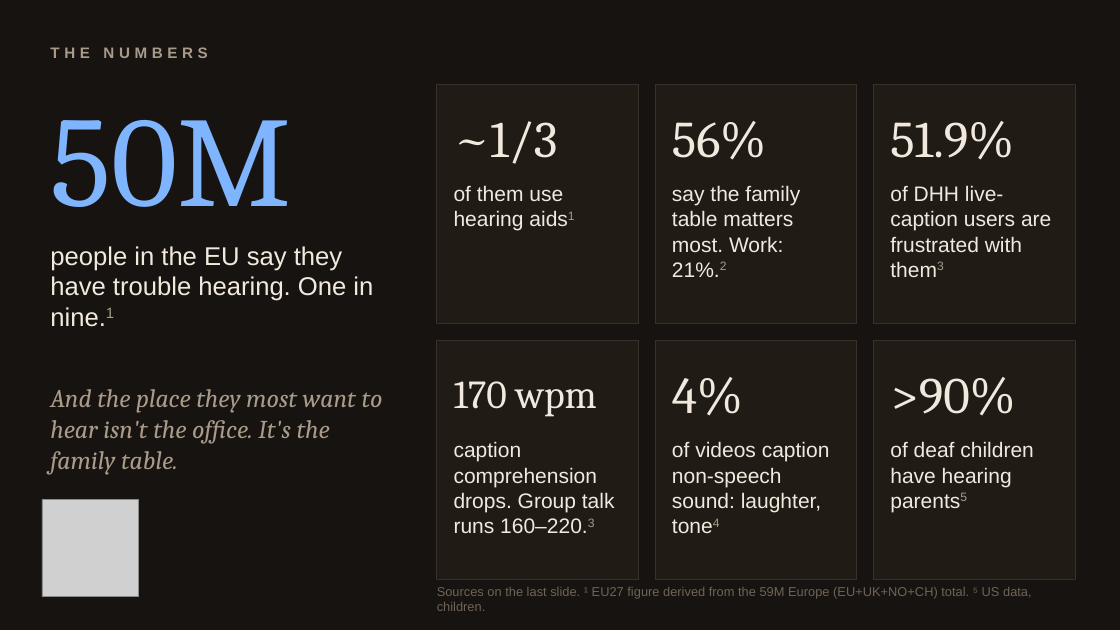
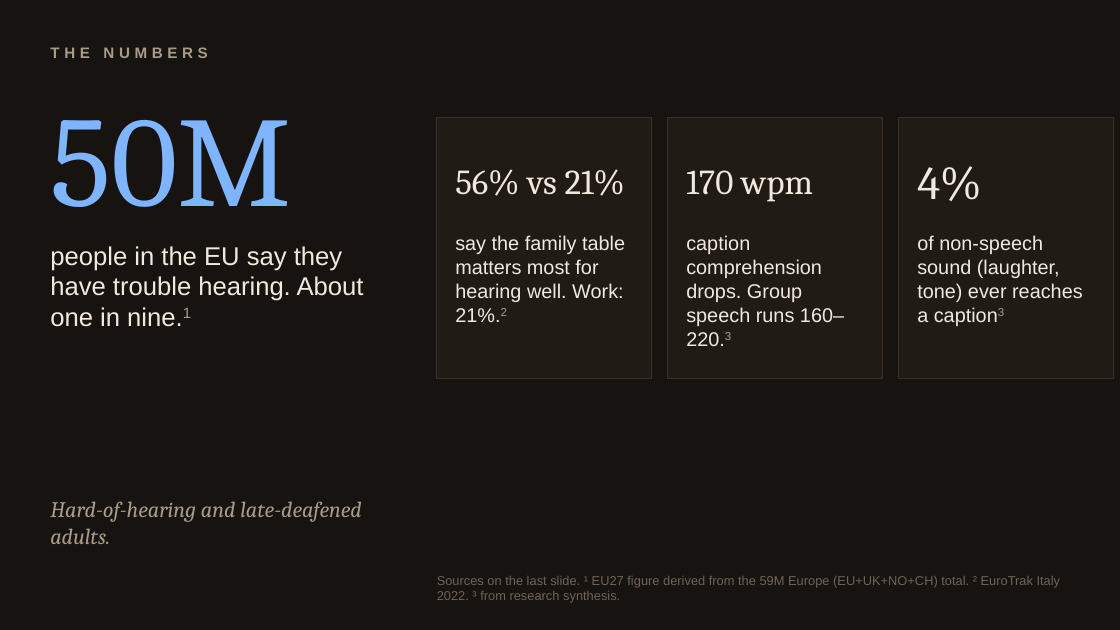
Before and after one commit to laqostine/one-at-a-time, a slide deck: slide 3 of pitch/I-Missed-That-BAINSA.pptx. Drawn at 1120x630 pixels with LibreOffice and Linux fonts; fonts in the diff are those of the drawing; grey boxes stand for pictures. Boxes give left, top, right and bottom in pixels: in the first picture for what was removed or moved away, otherwise in the second. Text is boxed around its words. In the diff, an @@ line names an element or a change of style, - is before the commit and + after.

```diff
--- a/pitch/I-Missed-That-BAINSA.pptx
+++ b/pitch/I-Missed-That-BAINSA.pptx
@@ rectangle: place and size @@
-rectangle at [437, 84, 639, 323]
+rectangle at [437, 118, 651, 378]
@@ rectangle: place and size @@
-rectangle at [655, 84, 857, 323]
+rectangle at [668, 118, 882, 378]
@@ rectangle: place and size @@
-rectangle at [874, 84, 1075, 323]
+rectangle at [899, 118, 1113, 378]
@@ text removed at [454, 121, 558, 164] @@
-~1/3
@@ text removed at [672, 121, 766, 160] @@
-56%
@@ text "170 wpm": place and size @@
-text "170 wpm" at [454, 381, 597, 417]
+text "170 wpm" at [686, 170, 813, 202]
@@ text "170 wpm" at [686, 170, 813, 202]: size 34 to 30 pt @@
@@ text removed at [890, 121, 1014, 160] @@
-51.9%
@@ text "4%": place and size @@
-text "4%" at [672, 377, 743, 416]
+text "4%" at [917, 166, 981, 201]
@@ text "4%" at [917, 166, 981, 201]: size 44 to 40 pt @@
@@ text added at [455, 169, 625, 196], 30 pt, text #F1E9DD @@
+56% vs 21%
@@ text removed at [454, 185, 563, 231] @@
-of them use hearing aids1
@@ text removed at [890, 185, 1051, 252] @@
-of DHH live-caption users are frustrated with them3
@@ text at [455, 235, 625, 322]: text changed; size 18 to 17 pt @@
-say the family table matters most. Work: 21%.2
+say the family table matters most for hearing well. Work: 21%.2
@@ text at [686, 235, 844, 346]: text changed; size 18 to 17 pt @@
-caption comprehension drops. Group talk runs 160–220.3
+caption comprehension drops. Group speech runs 160–220.3
@@ text at [917, 235, 1083, 322]: text changed; size 18 to 17 pt @@
-of videos caption non-speech sound: laughter, tone4
+of non-speech sound (laughter, tone) ever reaches a caption3
@@ text at [50, 246, 364, 327]: text changed @@
-people in the EU say they have trouble hearing. One in nine.1
+people in the EU say they have trouble hearing. About one in nine.1
@@ rectangle removed at [437, 340, 639, 580] @@
@@ rectangle removed at [655, 340, 857, 580] @@
@@ rectangle removed at [874, 340, 1075, 580] @@
@@ text removed at [890, 377, 1015, 415] @@
->90%
@@ text removed at [890, 441, 1033, 487] @@
-of deaf children have hearing parents5
@@ picture removed at [42, 500, 139, 597] @@
@@ text at [50, 501, 362, 544]: text changed; size 22 to 19 pt @@
-And the place they most want to hear isn't the office. It's the family table.
+Hard-of-hearing and late-deafened adults.
@@ text at [437, 576, 1061, 603]: text changed @@
-Sources on the last slide. ¹ EU27 figure derived from the 59M Europe (EU+UK+NO+CH) total. ⁵ US data, children.
+Sources on the last slide. ¹ EU27 figure derived from the 59M Europe (EU+UK+NO+CH) total. ² EuroTrak Italy 2022. ³ from research synthesis.
```
Also in this commit, not shown: 2 other slides changed, 3 slides added, 5 slides removed, 21 other files.
